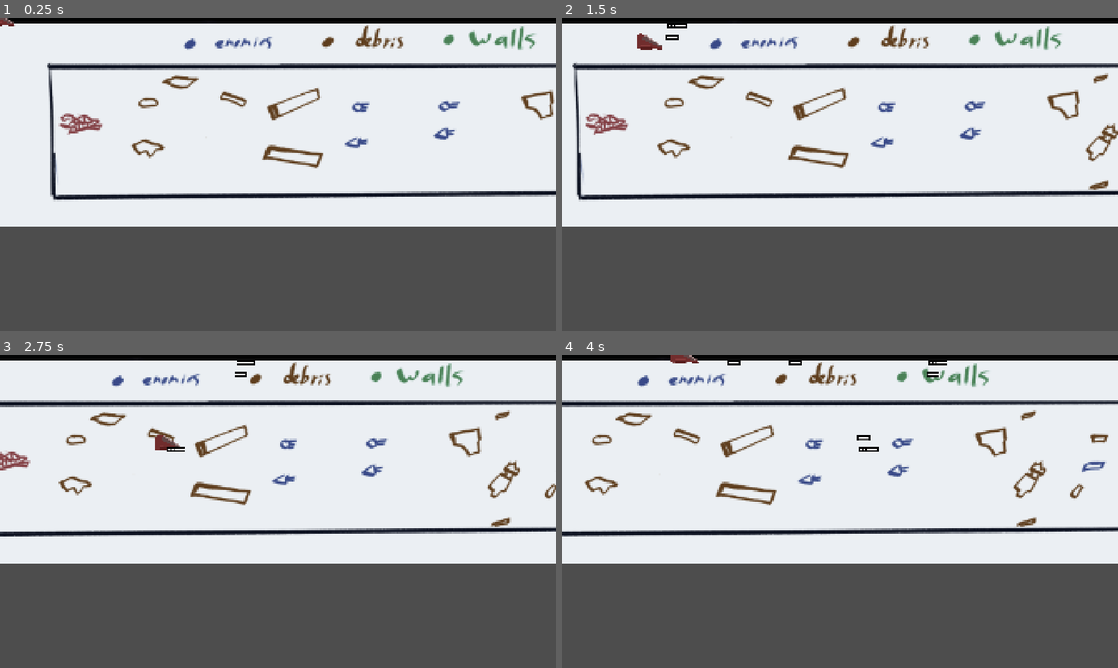
Above: before the commit, frames 1-4 (two rows, left to right).
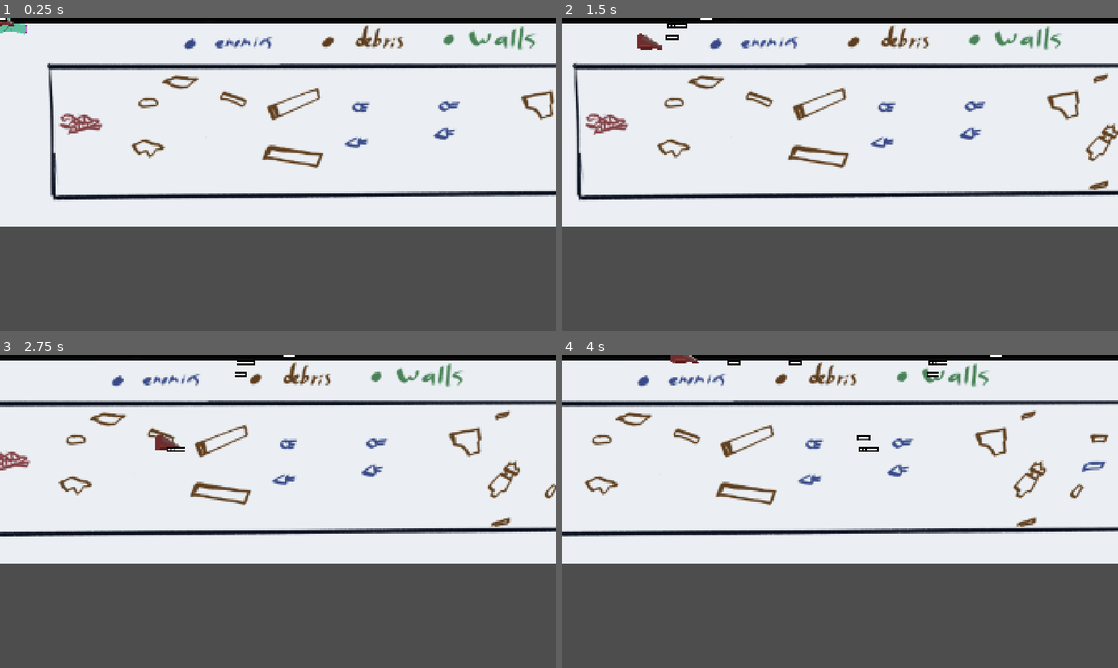
Above: after the commit, the same moments.

Repository: ShadeDepeche/scav-spacies
Game: Godot game, scene res://scenes/main.tscn
Two runs of this game, one before a commit and one after it. Both use one fixed random seed, a clock stepped at 60 frames per second and the inputs below.
Inputs:
- Up to frame 1 (0.25 s): no input
- Up to frame 2 (1.5 s): hold Right (move_right) 0.53-1.28 s; hold Z (shoot) 0.53-1.28 s; hold Down (move_down) from 1.28 s (still down); tap Z (shoot) at 1.35 s
- Up to frame 3 (2.75 s): release Down (move_down) at 2.03 s; hold Right (move_right) from 2.03 s (still down); hold Z (shoot) from 2.03 s (still down)
- Up to frame 4 (4 s): release Right (move_right) at 2.78 s; release Z (shoot) at 2.78 s; hold Up (move_up) 2.78-3.53 s; tap Z (shoot) at 2.85 s; hold Left (move_left) from 3.53 s (still down); hold Z (shoot) from 3.53 s (still down)

The runs differ from the first frame. In frame 1, 0.1% of the frame differs, in the area x 0-5%, y 0-6%; in frame 2, less than 0.1%; in frame 3, less than 0.1%; in frame 4, less than 0.1%.

Commit message:
Implemented enemy scene and got something working. Will need to figure out positioning and how to get it to shoot the right way for proper testing.

Diff:
--- a/scenes/enemies/test_enemy.tscn
+++ b/scenes/enemies/test_enemy.tscn
@@ -62,15 +62,24 @@
 radius = 57.0
 height = 184.0
 
-[node name="enemy" type="Area2D"]
-collision_layer = 2
+[node name="enemy" type="RigidBody2D"]
 collision_mask = 0
+gravity_scale = 0.0
 script = ExtResource("1_kmxma")
 
 [node name="AnimatedSprite2D" type="AnimatedSprite2D" parent="."]
 sprite_frames = SubResource("SpriteFrames_jlk0v")
 animation = &"Idle"
+frame_progress = 0.0164956
 
 [node name="CollisionShape2D" type="CollisionShape2D" parent="."]
 rotation = 1.5708
 shape = SubResource("CapsuleShape2D_lm2le")
+
+[node name="VisibleOnScreenNotifier2D" type="VisibleOnScreenNotifier2D" parent="."]
+
+[node name="Timer" type="Timer" parent="."]
+wait_time = 0.5
+
+[node name="Chamber" type="Marker2D" parent="."]
+position = Vector2(-93, 2)
--- a/scripts/enemy.gd
+++ b/scripts/enemy.gd
@@ -1,4 +1,29 @@
-extends Area2D
+extends RigidBody2D
+
 @export var health: int = 2
 @export var speed = 250
 @export var Bullet : PackedScene
+
+func _ready():
+	Bullet = load("res://scenes/bullet.tscn")
+	$AnimatedSprite2D.play("Idle")
+
+func _process(_delta):
+	if $Timer.is_stopped():
+		shoot()
+
+func _on_visible_on_screen_notifier_2d_screen_exited():
+	queue_free()
+
+func _on_hit():
+	health -= 1
+	if health == 0:
+		$AnimatedSprite2D.play("Boom")
+		await get_tree().create_timer(0.8).timeout
+		hide()
+
+func shoot():
+	var b = Bullet.instantiate()
+	get_tree().root.add_child(b)
+	b.global_transform = $Chamber.global_transform
+	$Timer.start()
--- a/scripts/level_1.gd
+++ b/scripts/level_1.gd
@@ -1,6 +1,12 @@
 extends ParallaxLayer
 
+@export var Enemy : PackedScene
 var scrolling_speed = 1000
+
+func _ready():
+	Enemy = load("res://scenes/enemies/test_enemy.tscn")
+	var enemy = Enemy.instantiate()
+	add_child(enemy)
 
 func _process(delta):
 	motion_offset.x -= scrolling_speed * delta * 0.1
